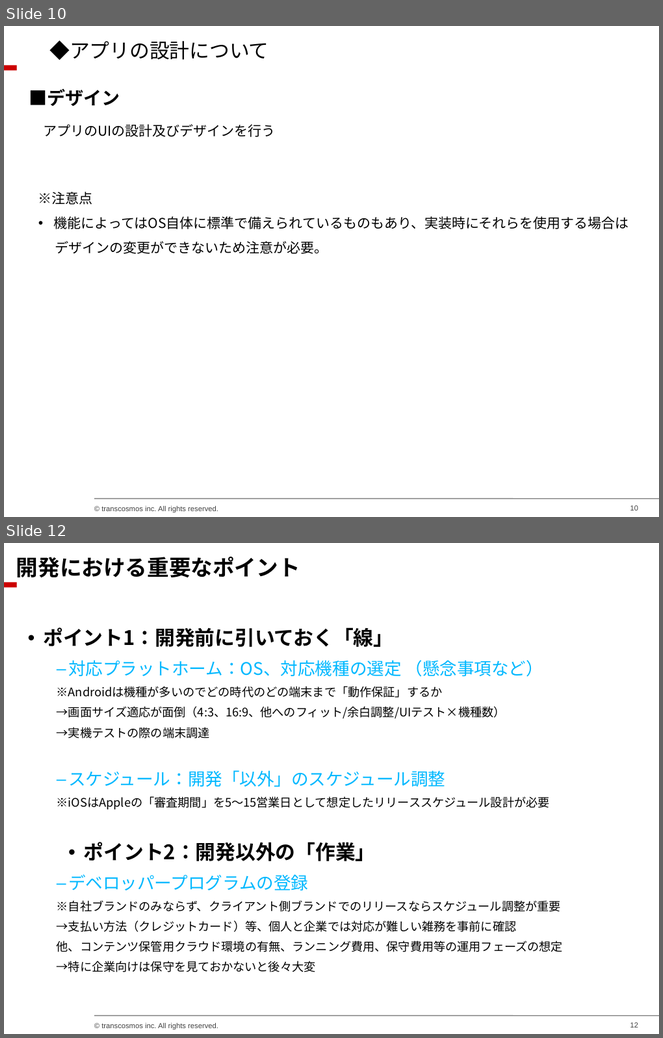
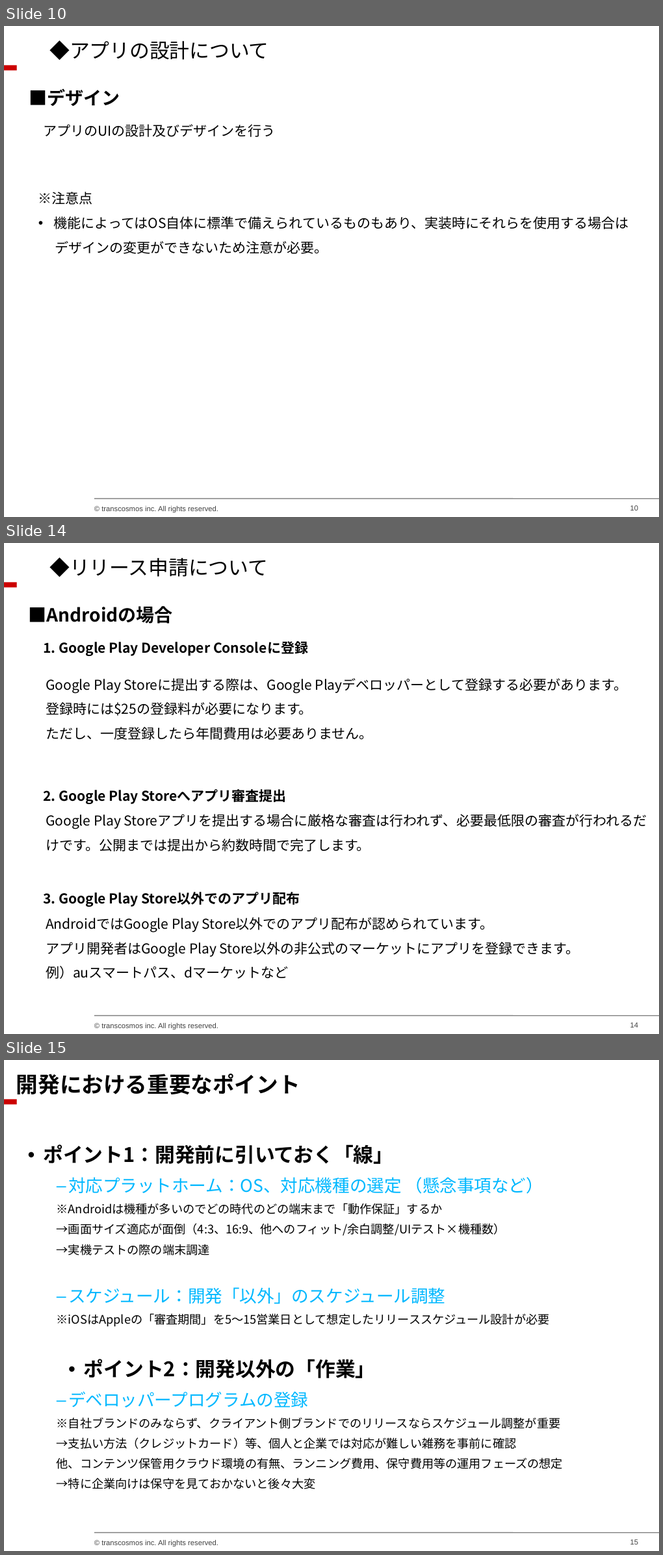
Before and after one commit to chieeeeno/my_common_files, a slide deck: docs/クリエイター勉強会資料/アプリ編/20150122_クリエイターチーム勉強会（アプリ編）.ppt. Shown one above the other, each under a label of ours: slides 10 and 12 before the commit, slides 10, 14 and 15 after it; the slides between them are not shown. The pictures are 663x1038 and 663x1555 pixels, drawn with LibreOffice and Linux fonts; fonts in the diff are those of the drawing; background and template pictures are left out. Boxes give left, top, right and bottom in pixels: in the first picture for what was removed or moved away, otherwise in the second. Text is boxed around its words. In the diff, an @@ line names an element or a change of style, - is before the commit and + after.

```diff
--- a/docs/クリエイター勉強会資料/アプリ編/20150122_クリエイターチーム勉強会（アプリ編）.ppt
+++ b/docs/クリエイター勉強会資料/アプリ編/20150122_クリエイターチーム勉強会（アプリ編）.ppt
@@ slide 14 added at (4, 543, 659, 1034), background #FFFFFF; not listed: 4 template elements that a slide beside it also shows @@
@@ text added at (50, 557, 268, 577), 22 pt, text #000000 @@
+◆リリース申請について
@@ text added at (29, 606, 173, 624), 20 pt, text #000000, bold @@
+■Androidの場合
@@ text added at (43, 641, 308, 656), 15 pt, text #000000, bold @@
+1. Google Play Developer Consoleに登録
@@ text added at (46, 678, 627, 740), 15 pt, text #000000 @@
+Google Play Storeに提出する際は、Google Playデベロッパーとして登録する必要があります。
+登録時には$25の登録料が必要になります。
+ただし、一度登録したら年間費用は必要ありません。
@@ text added at (43, 789, 287, 804), 15 pt, text #000000, bold @@
+2. Google Play Storeへアプリ審査提出
@@ text added at (46, 814, 647, 852), 15 pt, text #000000 @@
+Google Play Storeアプリを提出する場合に厳格な審査は行われず、必要最低限の審査が行われるだけです。公開までは提出から約数時間で完了します。
@@ text added at (43, 892, 300, 907), 15 pt, text #000000, bold @@
+3. Google Play Store以外でのアプリ配布
@@ text added at (46, 917, 580, 979), 15 pt, text #000000 @@
+AndroidではGoogle Play Store以外でのアプリ配布が認められています。
+アプリ開発者はGoogle Play Store以外の非公式のマーケットにアプリを登録できます。
+例）auスマートパス、dマーケットなど
@@ what was slide 12 is now slide 15 @@
@@ page number at (631, 1540, 638, 1545): text changed @@
-12
+15
```
Also in this commit, not shown: 3 slides changed, 2 other slides added.
